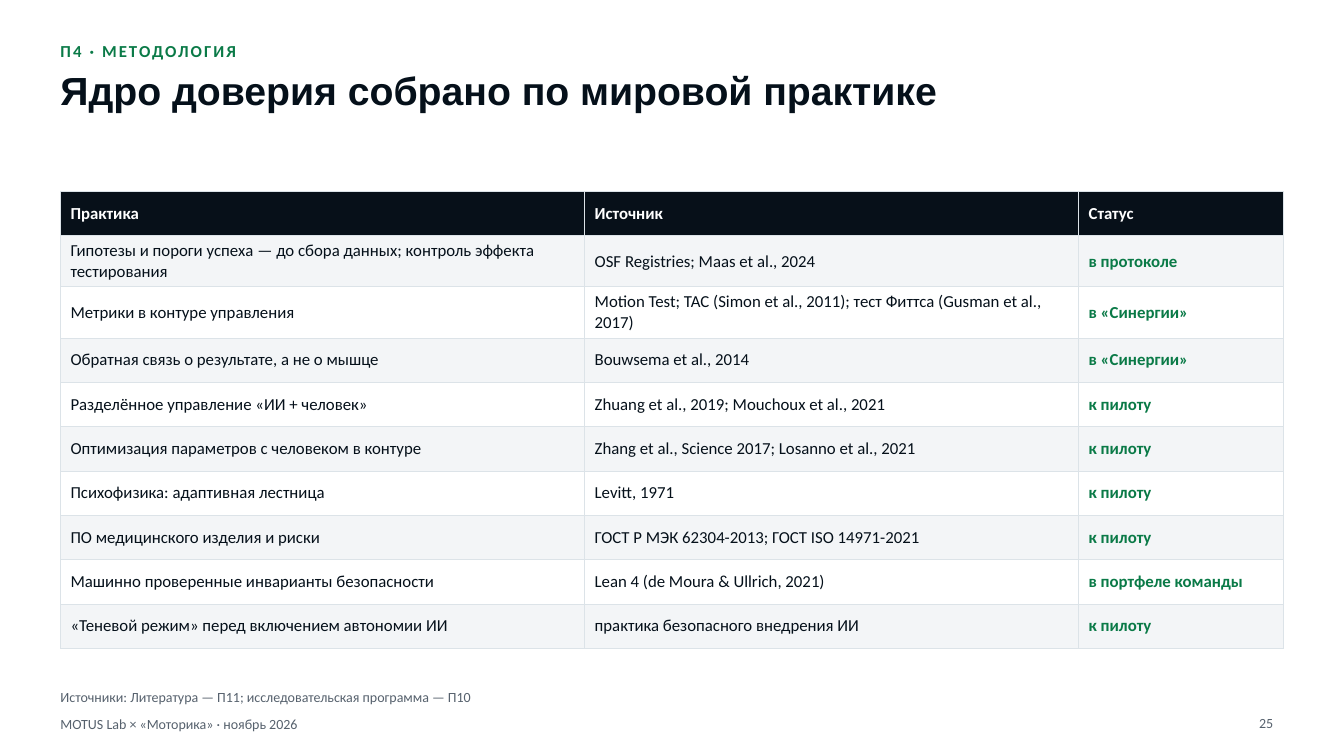
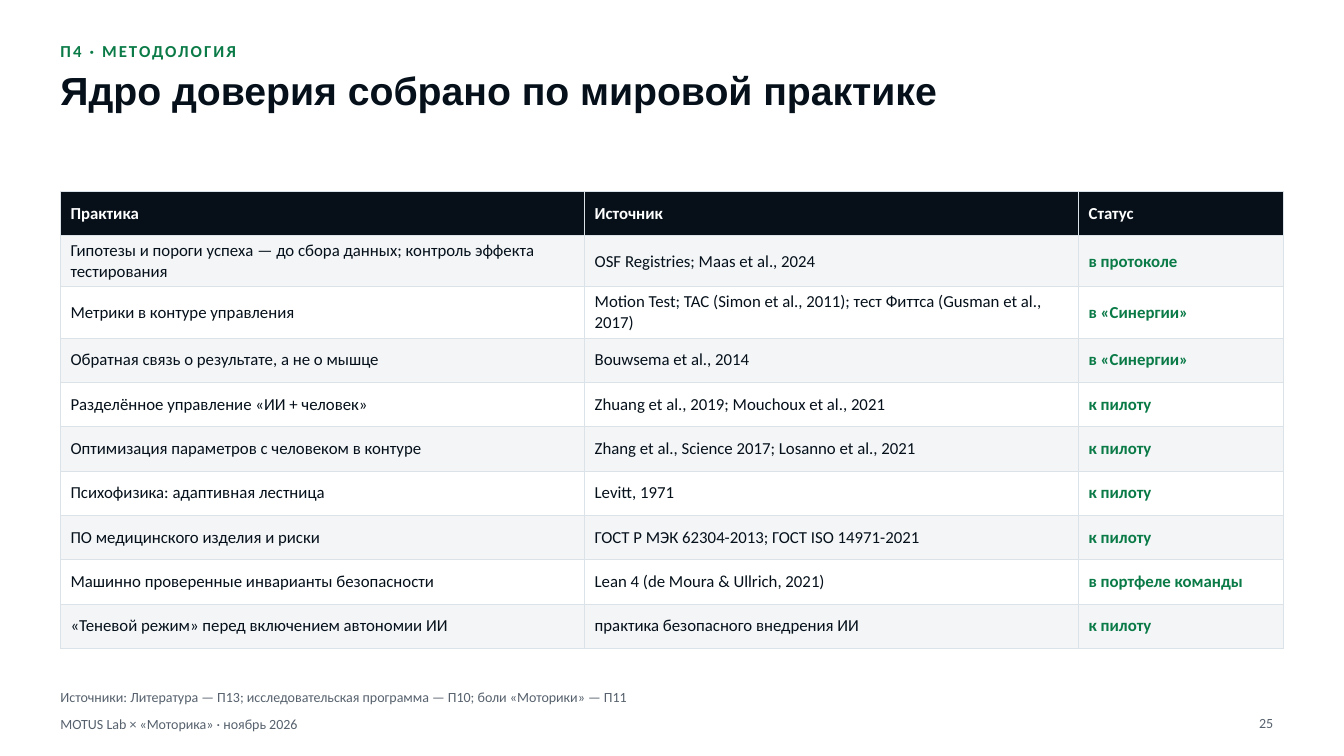
Before and after one commit to KonkovDV/Synergy, a slide deck: slide 25 of motorica/MOTUS-Lab-Motorica.pptx. Drawn at 1344x756 pixels with LibreOffice and Linux fonts; fonts in the diff are those of the drawing. Boxes give left, top, right and bottom in pixels: in the first picture for what was removed or moved away, otherwise in the second. Text is boxed around its words. In the diff, an @@ line names an element or a change of style, - is before the commit and + after.

Commit message:
«Моторика»: фактчекинг, боли компании и план сотрудничества
- Фактчекинг по годовому отчёту «Моторики» за 2025 год: убрано
  неподтверждённое упоминание «Лимба» на слайде сценариев; слайд
  экономики опирается на долю повторных пациентов рынка (87 %); в
  чувствительности — граница допущения A1 (рынок: 87 % повторных
  продаж → рычаг удержания ≈42 млн ₽ в 2031 году вместо 145).
- Новые приложения: П11 «Боли «Моторики»» — восемь болей из годового
  отчёта, реестра рисков и интервью с ответом и мерой на каждую; П12
  «План сотрудничества» — пять этапов с воротами решений.
- motorica/PLAN.md и страница /motorica/plan.html: боли, семь рабочих
  пакетов с приёмкой, этапы, первые 90 дней, роли, данные и
  регуляторика, варианты прав и оплаты, показатели, риски, источники.
- Проверки: план без контактов и собран из текущего PLAN.md; axe и
  ширины 320–1920 px — для обеих страниц; service worker кэширует
  каждую страницу по её адресу.

```diff
--- a/motorica/MOTUS-Lab-Motorica.pptx
+++ b/motorica/MOTUS-Lab-Motorica.pptx
@@ text at (60, 692, 627, 704): text changed @@
-Источники: Литература — П11; исследовательская программа — П10
+Источники: Литература — П13; исследовательская программа — П10; боли «Моторики» — П11
```
Also in this commit, not shown: 7 other slides changed, 2 slides added, 37 other files.
